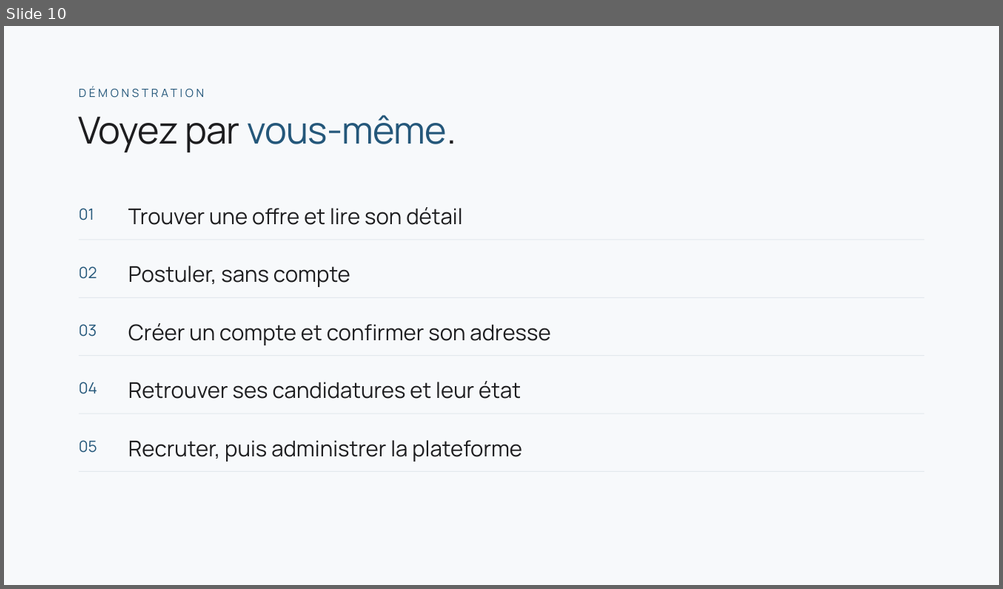
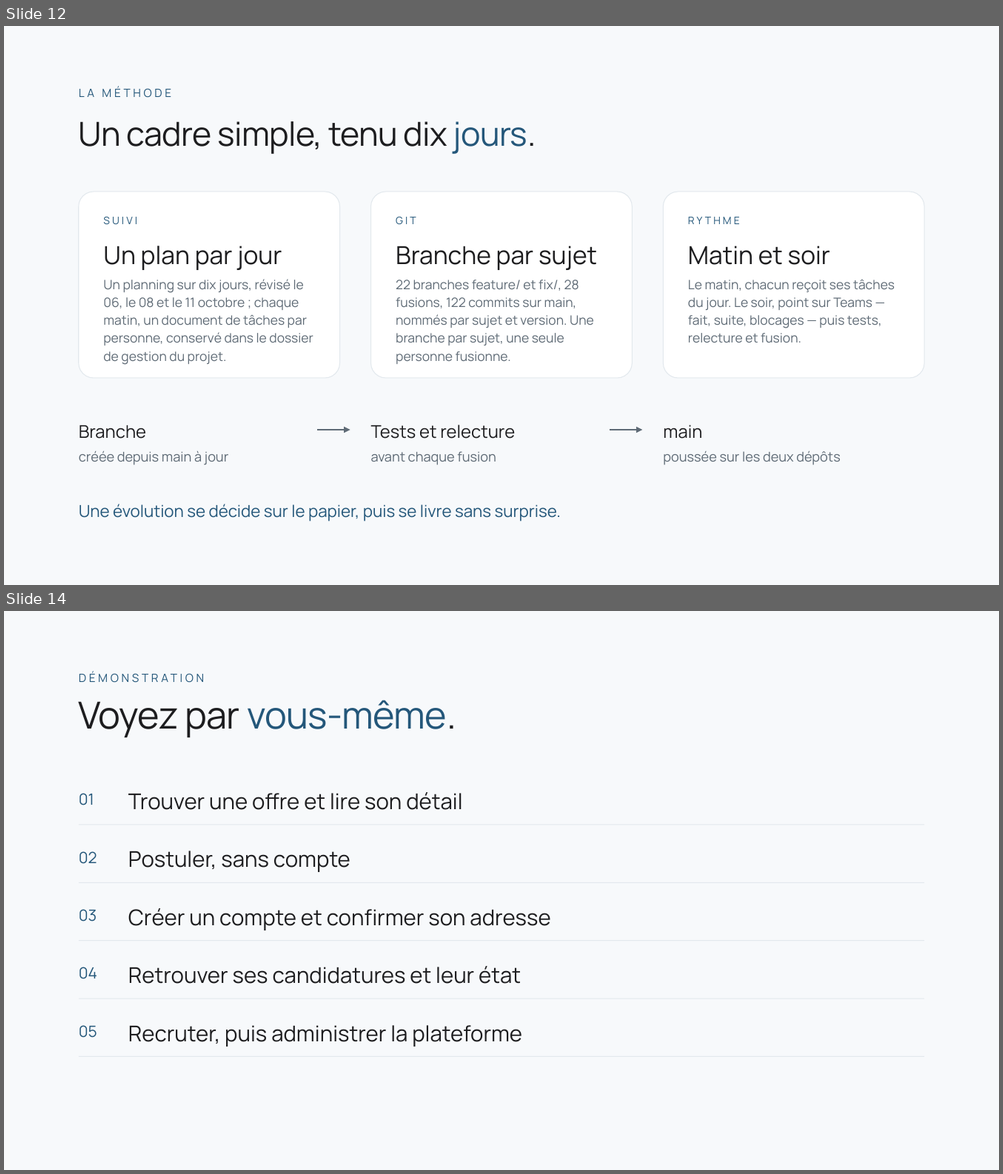
Before and after one commit to Yohan-AVRONSART/Projets, a slide deck: docs/YIA_Jobs_soutenance.pptx. Shown one above the other, each under a label of ours: slide 10 before the commit, slides 12 and 14 after it; the slides between them are not shown. The pictures are 1003x589 and 1003x1174 pixels, drawn with LibreOffice and Linux fonts; fonts in the diff are those of the drawing. Boxes give left, top, right and bottom in pixels: in the first picture for what was removed or moved away, otherwise in the second. Text is boxed around its words. In the diff, an @@ line names an element or a change of style, - is before the commit and + after.

Commit message:
Support de soutenance : stack, architecture, données, organisation, méthode, difficultés

```diff
--- a/docs/YIA_Jobs_soutenance.pptx
+++ b/docs/YIA_Jobs_soutenance.pptx
@@ slide 12 added at (4, 26, 999, 585), background #F7F9FB @@
@@ text added at (79, 87, 171, 97), 11 pt, text #24577A @@
+LA MÉTHODE
@@ text added at (79, 121, 536, 154), 32 pt, text #1D1D1F @@
+Un cadre simple, tenu dix jours.
@@ rounded rectangle added at (79, 192, 340, 378), fill #FFFFFF, outline #E2E8ED 0.75 pt @@
@@ rounded rectangle added at (371, 192, 632, 378), fill #FFFFFF, outline #E2E8ED 0.75 pt @@
@@ rounded rectangle added at (663, 192, 924, 378), fill #FFFFFF, outline #E2E8ED 0.75 pt @@
@@ text added at (103, 216, 137, 224), 10 pt, text #24577A @@
+SUIVI
@@ text added at (395, 216, 416, 224), 10 pt, text #24577A @@
+GIT
@@ text added at (688, 217, 740, 224), 10 pt, text #24577A @@
+RYTHME
@@ text added at (103, 246, 282, 270), 24 pt, text #1D1D1F @@
+Un plan par jour
@@ text added at (395, 246, 597, 270), 24 pt, text #1D1D1F @@
+Branche par sujet
@@ text added at (688, 246, 830, 265), 24 pt, text #1D1D1F @@
+Matin et soir
@@ text added at (103, 279, 313, 365), 12.5 pt, text #5F6B76 @@
+Un planning sur dix jours, révisé le 06, le 08 et le 11 octobre ; chaque matin, un document de tâches par personne, conservé dans le dossier de gestion du projet.
@@ text added at (395, 280, 594, 364), 12.5 pt, text #5F6B76 @@
+22 branches feature/ et fix/, 28 fusions, 122 commits sur main, nommés par sujet et version. Une branche par sujet, une seule personne fusionne.
@@ text added at (688, 280, 894, 343), 12.5 pt, text #5F6B76 @@
+Le matin, chacun reçoit ses tâches du jour. Le soir, point sur Teams — fait, suite, blocages — puis tests, relecture et fusion.
@@ text added at (371, 425, 515, 439), 17 pt, text #1D1D1F @@
+Tests et relecture
@@ text added at (663, 425, 702, 439), 17 pt, text #1D1D1F @@
+main
@@ text added at (79, 426, 146, 439), 17 pt, text #1D1D1F @@
+Branche
@@ arrow added from (316, 430) to (350, 430), #5F6B76 1.25 pt @@
@@ arrow added from (609, 430) to (643, 430), #5F6B76 1.25 pt @@
@@ text added at (79, 452, 229, 466), 13 pt, text #5F6B76 @@
+créée depuis main à jour
@@ text added at (371, 452, 496, 466), 13 pt, text #5F6B76 @@
+avant chaque fusion
@@ text added at (663, 452, 839, 466), 13 pt, text #5F6B76 @@
+poussée sur les deux dépôts
@@ text added at (79, 504, 560, 522), 16 pt, text #24577A @@
+Une évolution se décide sur le papier, puis se livre sans surprise.
@@ what was slide 10 is now slide 14 @@
```
Also in this commit, not shown: 5 other slides added, 2 slides removed, 1 other file.
